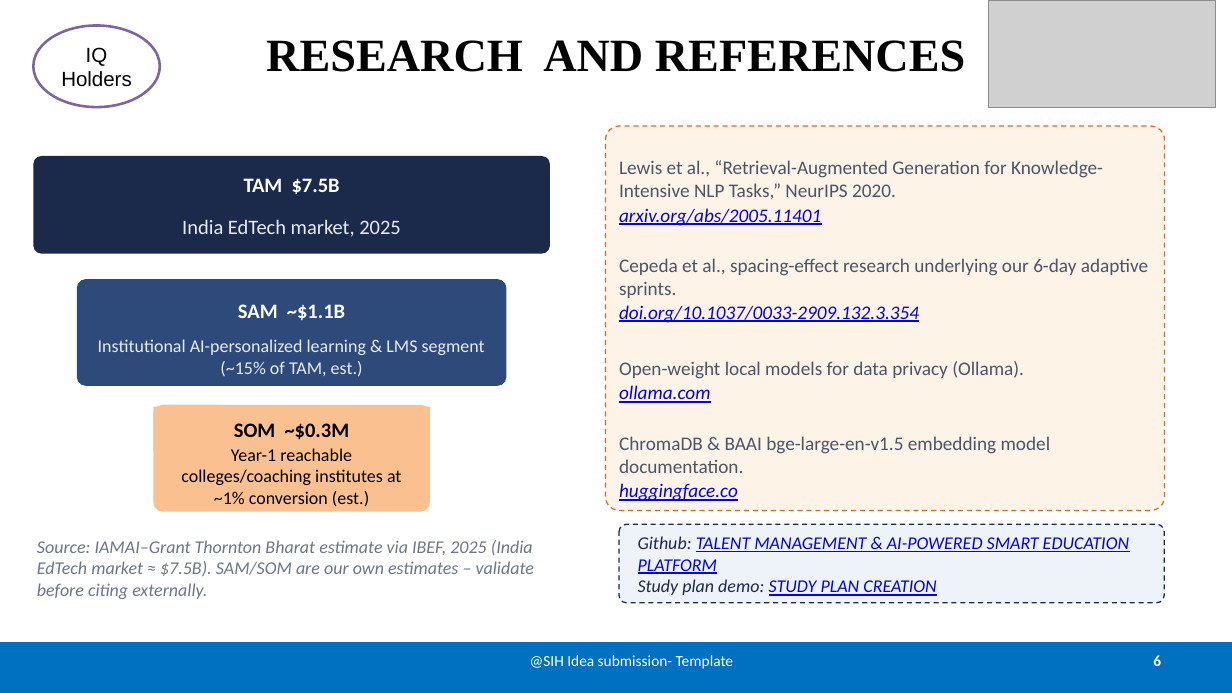
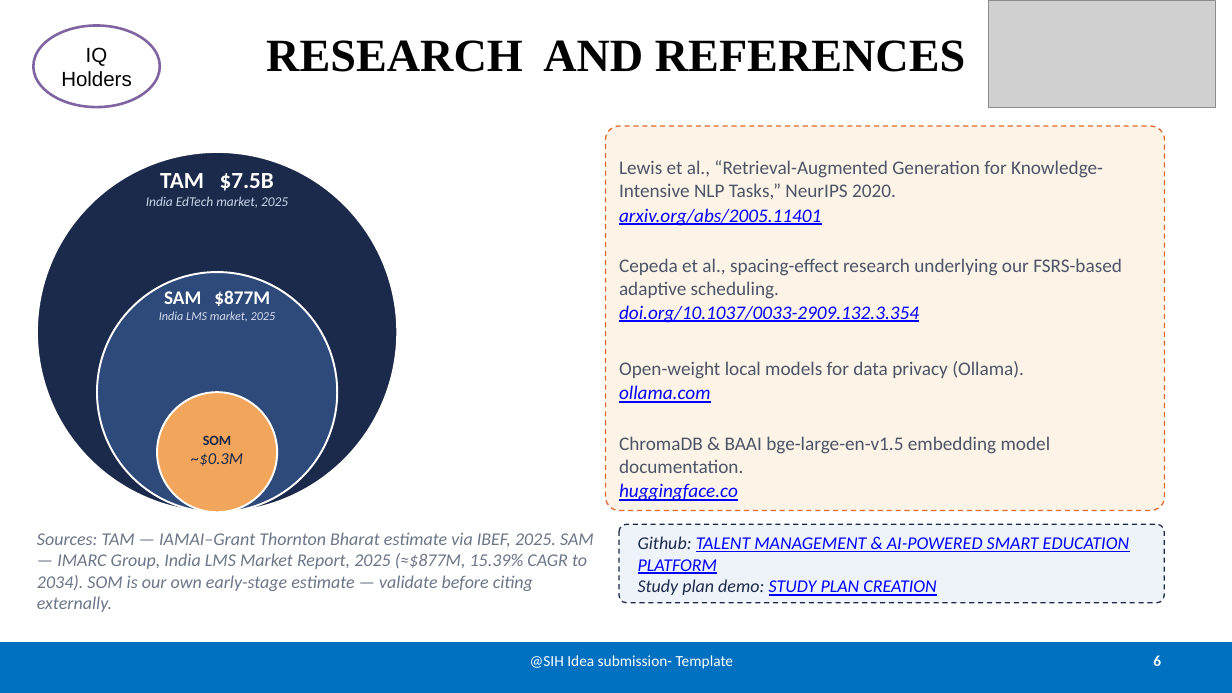
Before and after one commit to VRK1106/Talent-Management-Platform-for-Employee-Performance-and-Career-Growth, a slide deck: slide 6 of SIH/Open_Innovation_Optimized.pptx. Drawn at 1232x693 pixels with LibreOffice and Linux fonts; fonts in the diff are those of the drawing; grey boxes stand for pictures. Boxes give left, top, right and bottom in pixels: in the first picture for what was removed or moved away, otherwise in the second. Text is boxed around its words. In the diff, an @@ line names an element or a change of style, - is before the commit and + after.

```diff
--- a/SIH/Open_Innovation_Optimized.pptx
+++ b/SIH/Open_Innovation_Optimized.pptx
@@ rounded rectangle removed at (33,156,550,254) @@
@@ ellipse added at (37,152,397,512), fill #1B2A4A, outline #FFFFFF 1.5 pt @@
@@ text "TAM $7.5B": place and size @@
-text "TAM $7.5B" at (182,219,400,237)
+text "TAM $7.5B" at (146,173,288,208)
@@ text "TAM $7.5B" at (146,173,288,208): vertical alignment middle to top @@
@@ text at (160,173,274,191): paragraph added @@
+TAM $7.5B
@@ text removed at (244,178,340,195) @@
-TAM $7.5B
@@ text at (146,196,288,208): size 16 to 10.5 pt, text colour #E6EAF3 to #C9D4E8, italic on in "India EdTech market, 2025" @@
@@ text at (619,258,1122,323): text changed @@
-Cepeda et al., spacing-effect research underlying our 6-day adaptive sprints.
-doi.org/10.1037/0033-2909.132.3.354
+Cepeda et al., spacing-effect research underlying our FSRS-based adaptive scheduling.
+doi.org/10.1037/0033-2909.132.3.354
@@ rounded rectangle removed at (77,279,506,385) @@
@@ ellipse added at (97,272,337,512), fill #2E4A7A, outline #FFFFFF 1.5 pt @@
@@ text added at (159,290,276,321), 9.5 pt, text #D6DEF0, italic @@
+SAM $877M
+India LMS market, 2025
@@ text removed at (238,304,345,320) @@
-SAM ~$1.1B
@@ text removed at (98,339,485,377) @@
-Institutional AI-personalized learning & LMS segment (~15% of TAM, est.)
@@ rounded rectangle removed at (153,405,430,512) @@
@@ ellipse added at (157,392,277,512), fill #F2A65C, outline #FFFFFF 1.5 pt @@
@@ text "SOM": place and size @@
-text "SOM" at (153,407,430,451)
+text "SOM" at (191,435,243,466)
@@ text "SOM" at (191,435,243,466): vertical alignment middle to top; fill #FAC090 to none @@
@@ text at (191,435,243,466): text changed; size 16 to 13 pt; text colour #000000 to #1B2A4A; bold off; italic on @@
-SOM ~$0.3M
+SOM
+~$0.3M
@@ rectangle removed at (171,452,413,499) @@
-Year-1 reachable colleges/coaching institutes at ~1% conversion (est.)
@@ text at (37,532,594,612): text changed @@
-Source: IAMAI–Grant Thornton Bharat estimate via IBEF, 2025 (India EdTech market ≈ $7.5B). SAM/SOM are our own estimates – validate before citing externally.
+Sources: TAM — IAMAI–Grant Thornton Bharat estimate via IBEF, 2025. SAM — IMARC Group, India LMS Market Report, 2025 (≈$877M, 15.39% CAGR to 2034). SOM is our own early-stage estimate — validate before citing externally.
```
Also in this commit, not shown: 3 other slides changed, 4 other files.
